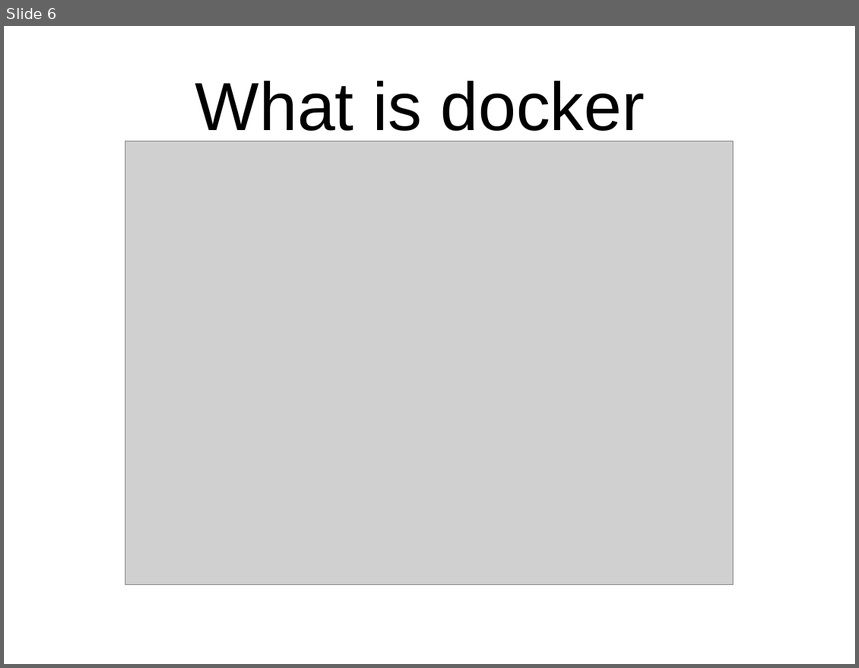
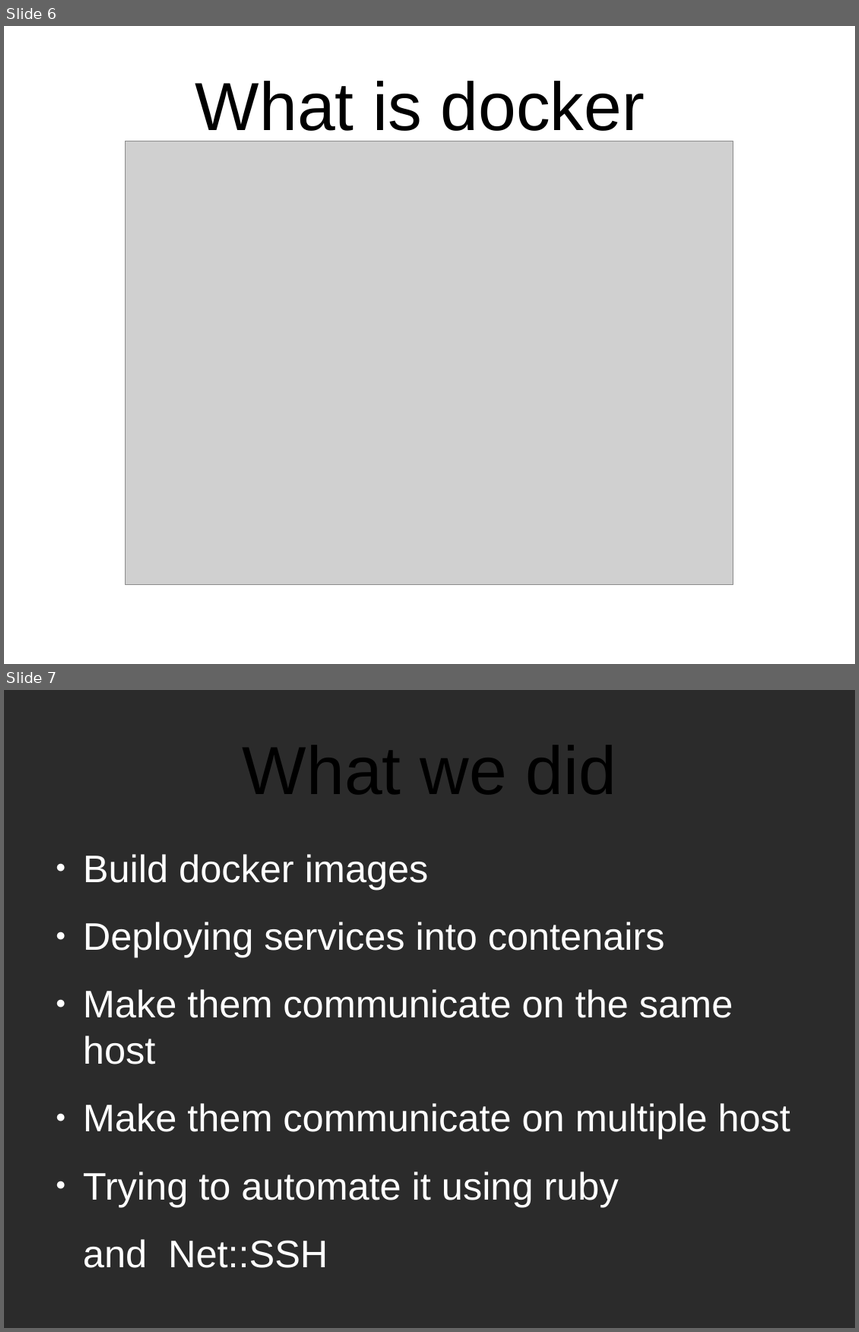
Before and after one commit to CPTmath67/anglais, a slide deck: presentation.odp. Shown one above the other, each under a label of ours: slide 6 before the commit, slides 6 and 7 after it. The pictures are 859x668 and 859x1332 pixels, drawn with LibreOffice and Linux fonts; fonts in the diff are those of the drawing; grey boxes stand for pictures; background and template pictures are left out; a plain dark background stands for a picture behind light text. Boxes give left, top, right and bottom in pixels: in the first picture for what was removed or moved away, otherwise in the second. Text is boxed around its words. In the diff, an @@ line names an element or a change of style, - is before the commit and + after.

```diff
--- a/presentation.odp
+++ b/presentation.odp
@@ slide 7 added at <box>4,690,855,1328</box>, background picture (left out) @@
@@ title added at <box>243,745,617,794</box>, 63.4 pt, text #000000 @@
+What we did
@@ text added at <box>83,854,791,1268</box>, 35.8 pt, text #FFFFFF @@
+● Build docker images
+● Deploying services into contenairs
+● Make them communicate on the same host
+● Make them communicate on multiple host
+● Trying to automate it using ruby
+and Net::SSH
```
Also in this commit, not shown: 5 other slides added.
